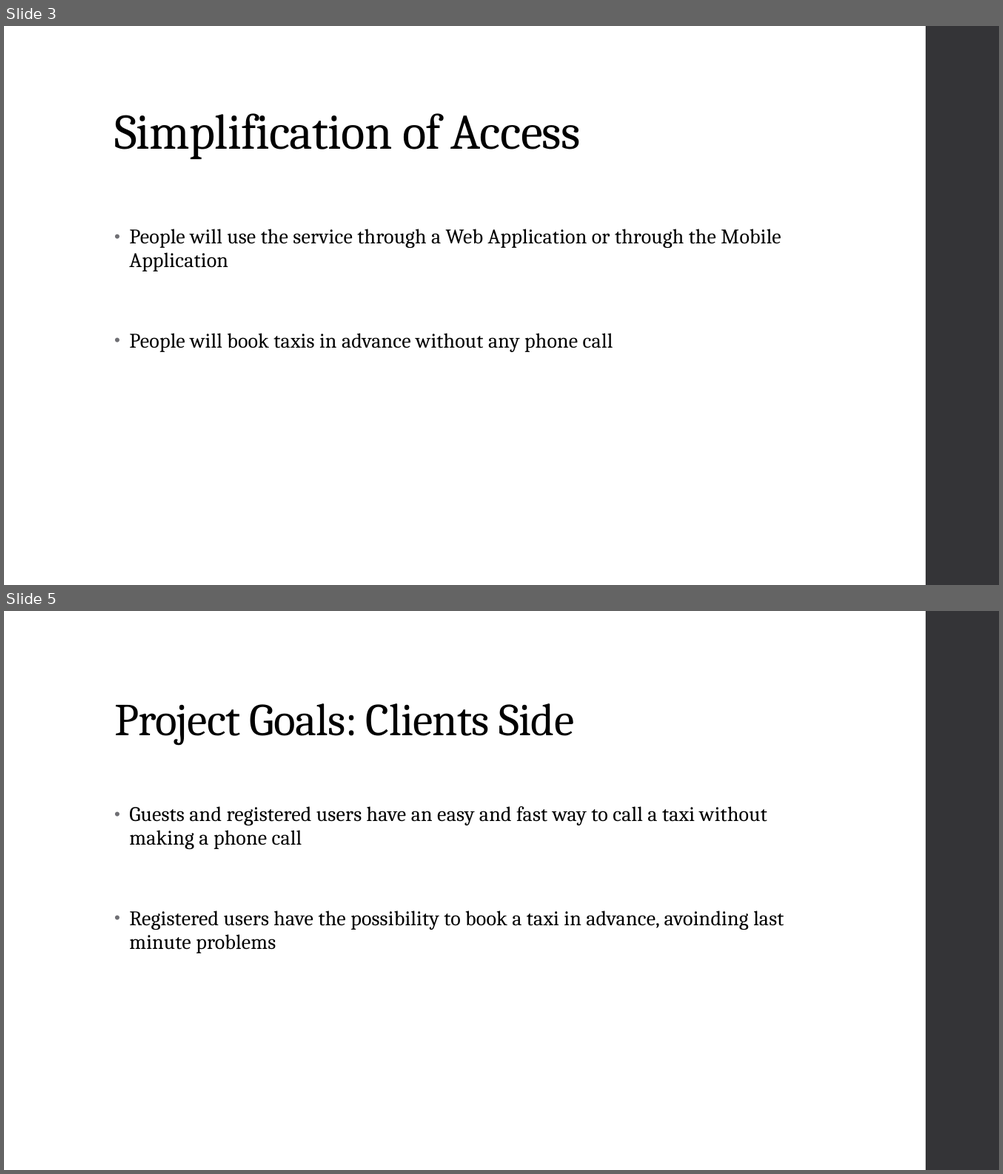
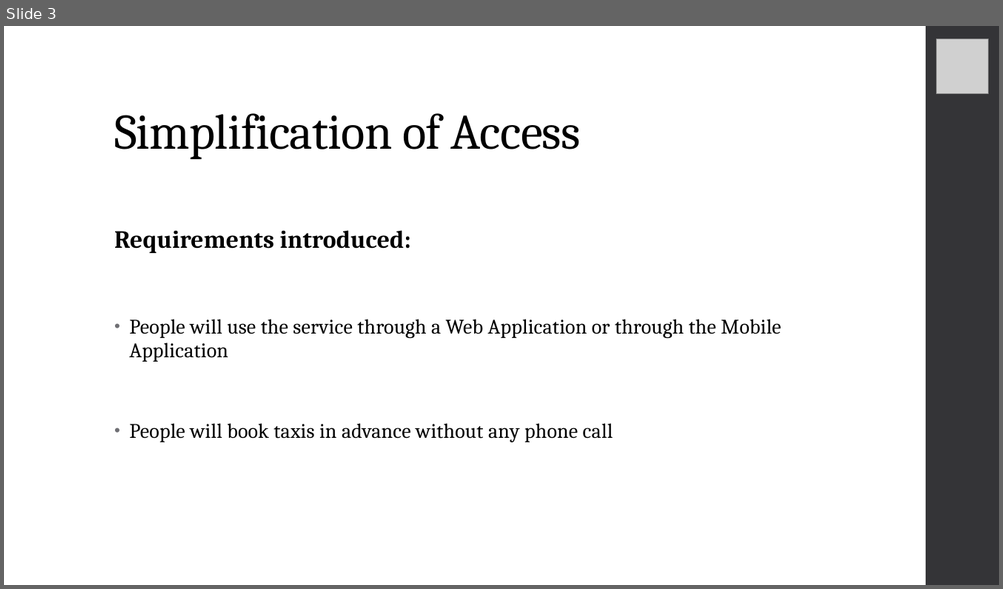
Before and after one commit to RiccardoDeTogni/BucciDeTogniTaxiService, a slide deck: Slides.pptx. Shown one above the other, each under a label of ours: slides 3 and 5 before the commit, slide 3 after it; the slides between them are not shown. The pictures are 1003x1174 and 1003x589 pixels, drawn with LibreOffice and Linux fonts; fonts in the diff are those of the drawing; grey boxes stand for pictures. Boxes give left, top, right and bottom in pixels: in the first picture for what was removed or moved away, otherwise in the second. Text is boxed around its words. In the diff, an @@ line names an element or a change of style, - is before the commit and + after.

```diff
--- a/Slides.pptx
+++ b/Slides.pptx
@@ slide 5 removed at (4, 611, 999, 1170), background #FFFFFF; not listed: 1 template element that a slide beside it also shows @@
@@ title removed at (114, 703, 574, 745) @@
-Project Goals: Clients Side
@@ text removed at (129, 806, 783, 954) @@
-• Guests and registered users have an easy and fast way to call a taxi without making a phone call
-• Registered users have the possibility to book a taxi in advance, avoinding last minute problems
@@ slide 3 changed as well @@
@@ picture added at (936, 39, 988, 94) @@
@@ text at (114, 230, 411, 253): paragraph added @@
+Requirements introduced:
```
Also in this commit, not shown: 9 other slides changed, 10 slides added, 1 other slide removed, 1 other file.
